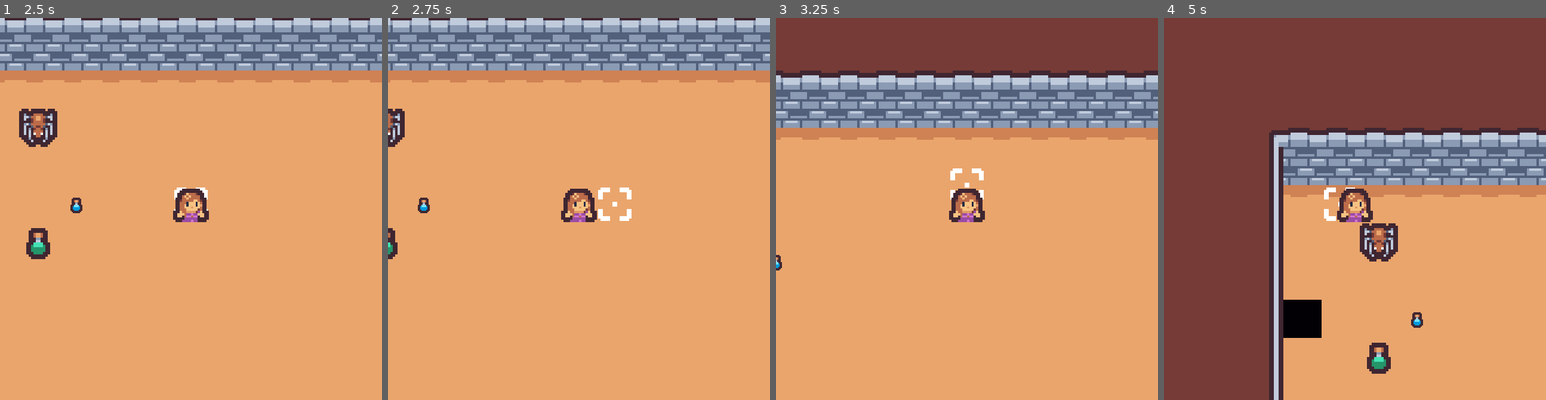
Above: before the commit, frames 1-4 (left to right).
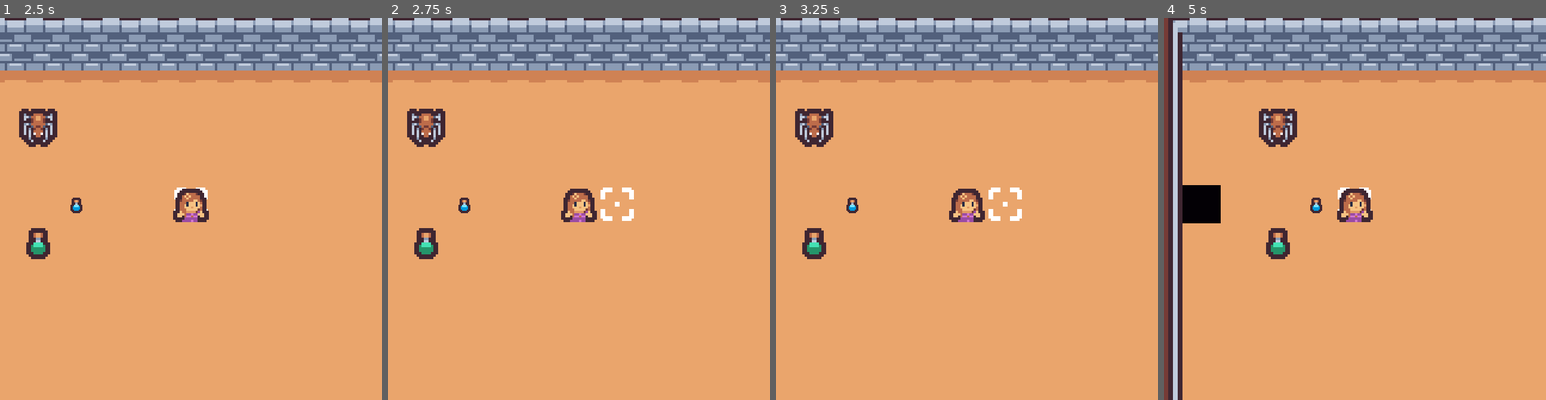
Above: after the commit, the same moments.

Repository: toliver7177/GSU-Game-Jam
Game: Godot game, scene res://main.tscn
The game is run twice, just before and just after one commit, with the same random seed, the same clock (stepped at 60 frames per second) and the same inputs.
Inputs:
- Up to frame 1 (2.5 s): tap Enter at 0.5 s; hold D (right) 0.53-1.28 s; hold S (down) 1.28-2.03 s; hold D (right) from 2.03 s (still down)
- Up to frame 2 (2.75 s): keep holding D (right)
- Up to frame 3 (3.25 s): release D (right) at 2.78 s; hold W (up) from 2.78 s (still down)
- Up to frame 4 (5 s): release W (up) at 3.53 s; hold A (left) from 3.53 s (still down); tap R (Restart, bound only after the commit) at 4.15 s

Frame 1 is identical in both runs. In frame 2, 5.0% of the frame differs, in the area x 0-100%, y 0-64%; in frame 3, 33%; in frame 4, 64%, in the area x 1-100%, y 0-100%.

Commit message:
Added Pause Button

Diff:
--- /dev/null
+++ b/GG Project/Button.gd
@@ -0,0 +1,17 @@
+extends Node2D
+
+var pause = false
+
+func _ready():
+	pause = false
+
+func _process(_delta):
+	unpause()
+
+
+func unpause():
+	if Input.is_action_pressed("Restart"):
+		print(get_tree().paused)
+		StageVariables.moves = 10
+		get_tree().paused = false
+		print("Restart")
--- /dev/null
+++ b/GG Project/Node2D.gd
@@ -0,0 +1,12 @@
+extends Button
+
+func gameover():
+	if StageVariables.moves <= 0:
+		print("Loser")
+		get_tree().paused = true
+
+func unpause():
+	if Input.is_action_pressed("Restart"):
+		StageVariables.moves = 10
+		print("Restart")
+		get_tree().paused = false
--- a/GG Project/Player.gd
+++ b/GG Project/Player.gd
@@ -11,7 +11,8 @@
 var is_cold = false;
 var collision
 
-func _process(delta):
+
+func _process(_delta):
 	if is_moving:
 		return
 
@@ -24,12 +25,21 @@
 	elif Input.is_action_pressed("right"):
 		move(Vector2.RIGHT)
 
+	gameover()
+	#print("tick")
+	#unpause()
+
 
 func _ready():
-	var is_moving = false
-	var is_floating = false
-	var has_water = false
-	var is_cold = false;
+
+	is_moving = false
+	is_floating = false
+	has_water = false
+	is_cold = false
+	var _Player_vars = get_node("/root/StageVariables")
+	StageVariables.moves = 10
+
+
 
 func move(direction: Vector2):
 
@@ -42,6 +52,7 @@
 
 	var tile_data: TileData = tile_map.get_cell_tile_data(0, target_tile)
 
+
 	if tile_data.get_custom_data("walkable") == false:
 		return
 
@@ -53,27 +64,30 @@
 
 	ray_cast_2d2.target_position = direction * 16
 	ray_cast_2d2.force_raycast_update()
-	if ray_cast_2d2.is_colliding():
+	if ray_cast_2d2.is_colliding(): #Check current item/terrain player is looking at
 		var collider = ray_cast_2d2.get_collider()
 		if collider is Node:
 			#Item Check Logic
 			if collider.is_in_group("water_item"):
 				wet()
+
 			if collider.is_in_group("float_item"):
 				fly()
 
-			#if collider.is_in_group("iceitem"):
-			#	ice()
+			if collider.is_in_group("iceitem"):
+				ice()
 
 			#Terrain Check Logic
 			if collider.is_in_group("hole") && is_floating == false:
 				return
+
 			if collider.is_in_group("hole") && is_floating == true:
 				yeah()
 				print("Hole")
 
 			if collider.is_in_group("water") && is_cold == false:
 				return
+
 			if collider.is_in_group("water") && is_cold == true:
 				yeah()
 				print("Water")
@@ -81,6 +95,10 @@
 	is_moving = true
 	global_position = tile_map.map_to_local(target_tile)
 	sprite_2d.global_position = tile_map.map_to_local(current_tile)
+	StageVariables.moves -= 1 #Calls to StageVariables global and updates current moves
+	print(StageVariables.moves) #For Debugging prints stage variables
+
+
 
 	var tween = create_tween()
 	tween.tween_property(sprite_2d, "global_position", global_position, 0.2).set_trans(Tween.TRANS_SINE)
@@ -88,18 +106,31 @@
 
 	is_moving = false
 
-func fly():
+
+func fly(): #Function that activates the floatitem effect
 	is_floating = true
 	print_debug("Is Float")
-func wet():
+func wet(): #Function that activates the floatitem effect
 	has_water = true
 	print_debug("Is Wet")
-func ice():
+func ice(): #Function that activates the floatitem effect
 	print_debug("Is Cold")
 
-func clear():
-	is_floating = true;
-	has_water = true;
+func clear(): #Function that removes all item effects
+	is_floating = false;
+	has_water = false;
+	is_cold = false;
 
-func yeah(): #Allows the player to go over terrain
+func yeah(): #Allows the player to go over terrain, it works, its just kind of jank
 	print_debug("Item Active")
+
+func gameover():
+	if StageVariables.moves <= 0:
+		print("Loser")
+		get_tree().paused = true
+
+#func unpause():
+#	if Input.is_action_pressed("Restart"):
+#		StageVariables.moves = 10
+#		print("Restart")
+#		get_tree().paused = false
--- a/GG Project/main.tscn
+++ b/GG Project/main.tscn
@@ -1,10 +1,11 @@
-[gd_scene load_steps=13 format=3 uid="uid://ceceqgu2bfadj"]
+[gd_scene load_steps=14 format=3 uid="uid://ceceqgu2bfadj"]
 
 [ext_resource type="Texture2D" uid="uid://dwwredne3iomt" path="res://tilemap_packed.png" id="1_5oit6"]
 [ext_resource type="Script" path="res://Player.gd" id="2_cxd6o"]
 [ext_resource type="PackedScene" uid="uid://6ukkmgv2y10s" path="res://items/wateritem/wateritem.tscn" id="3_r8okj"]
 [ext_resource type="PackedScene" uid="uid://d0jnw1k70lnqw" path="res://items/terrain/hole.tscn" id="4_f0t3v"]
 [ext_resource type="PackedScene" uid="uid://dxrwdgsg4fsci" path="res://items/balloon/balloon.tscn" id="5_acvie"]
+[ext_resource type="Script" path="res://Button.gd" id="6_py10j"]
 
 [sub_resource type="TileSetAtlasSource" id="TileSetAtlasSource_lwydq"]
 texture = ExtResource("1_5oit6")
@@ -242,3 +243,7 @@
 position = Vector2(88, 152)
 collision_layer = 2
 collision_mask = 2
+
+[node name="Node2D" type="Node2D" parent="."]
+process_mode = 2
+script = ExtResource("6_py10j")
--- a/GG Project/project.godot
+++ b/GG Project/project.godot
@@ -14,6 +14,10 @@
 run/main_scene="res://main.tscn"
 config/features=PackedStringArray("4.2", "Forward Plus")
 config/icon="res://icon.svg"
+
+[autoload]
+
+StageVariables="*res://stage_variables.gd"
 
 [display]
 
@@ -45,6 +49,11 @@
 "events": [Object(InputEventKey,"resource_local_to_scene":false,"resource_name":"","device":-1,"window_id":0,"alt_pressed":false,"shift_pressed":false,"ctrl_pressed":false,"meta_pressed":false,"pressed":false,"keycode":0,"physical_keycode":83,"key_label":0,"unicode":115,"echo":false,"script":null)
 ]
 }
+Restart={
+"deadzone": 0.5,
+"events": [Object(InputEventKey,"resource_local_to_scene":false,"resource_name":"","device":-1,"window_id":0,"alt_pressed":false,"shift_pressed":false,"ctrl_pressed":false,"meta_pressed":false,"pressed":false,"keycode":0,"physical_keycode":82,"key_label":0,"unicode":82,"echo":false,"script":null)
+]
+}
 
 [rendering]
 
--- /dev/null
+++ b/GG Project/stage_variables.gd
@@ -0,0 +1,4 @@
+extends Node
+
+var moves = 0
+var children = 0
